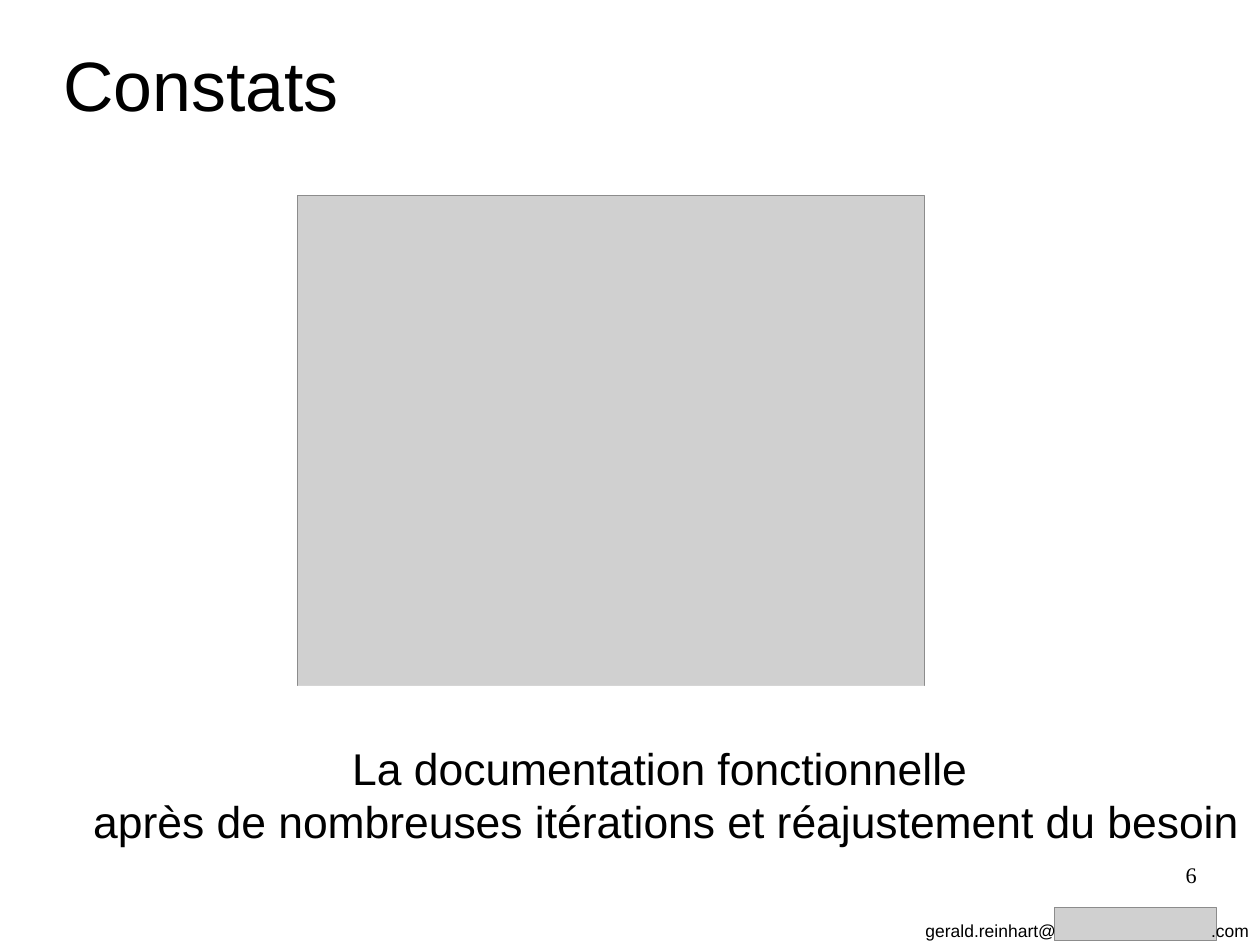
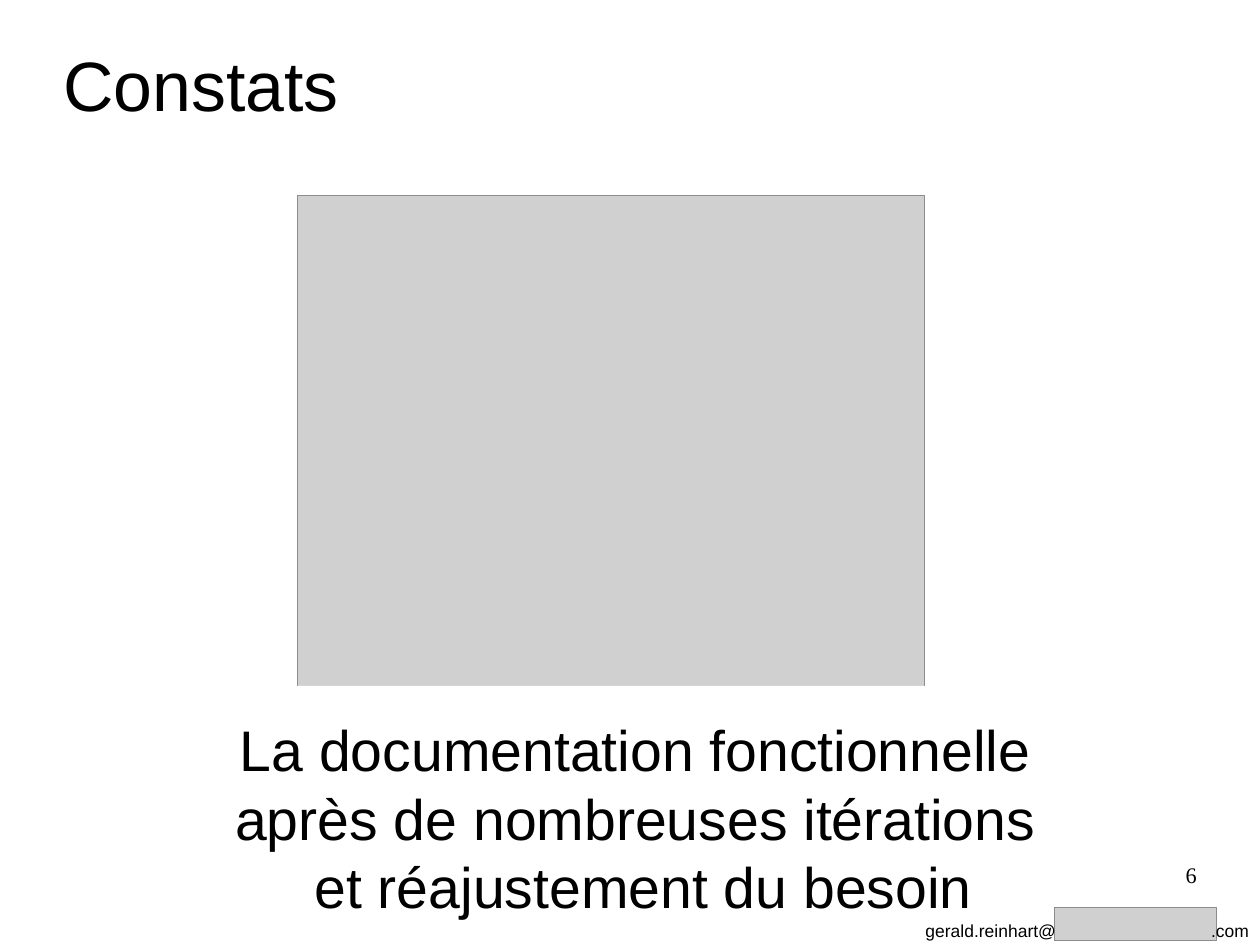
Before and after one commit to GeReinhart/dojo-bdd-library-ws-java, a slide deck: slide 6 of doc/BDD_presentation_agile_grenoble_2016.odp. Drawn at 1260x945 pixels with LibreOffice and Linux fonts; fonts in the diff are those of the drawing; grey boxes stand for pictures. Boxes give left, top, right and bottom in pixels: in the first picture for what was removed or moved away, otherwise in the second. Text is boxed around its words. In the diff, an @@ line names an element or a change of style, - is before the commit and + after.

```diff
--- a/doc/BDD_presentation_agile_grenoble_2016.odp
+++ b/doc/BDD_presentation_agile_grenoble_2016.odp
@@ text "La documentation fonctionnelle après de ...": place and size @@
-text "La documentation fonctionnelle après de ..." at [93,752,1238,848]
+text "La documentation fonctionnelle après de ..." at [235,729,1035,919]
@@ text "La documentation fonctionnelle après de ..." at [235,729,1035,919]: size 28 to 36 pt @@
```
Also in this commit, not shown: 13 other slides changed, 3 slides removed, 1 other file.
